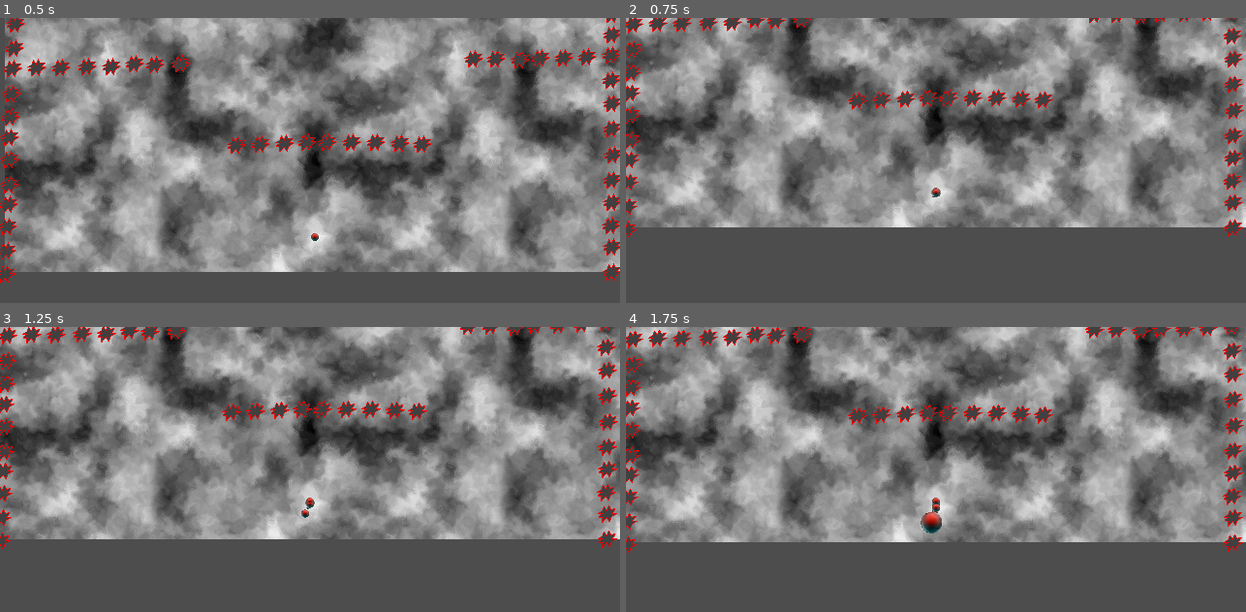
Above: before the commit, frames 1-4 (two rows, left to right).
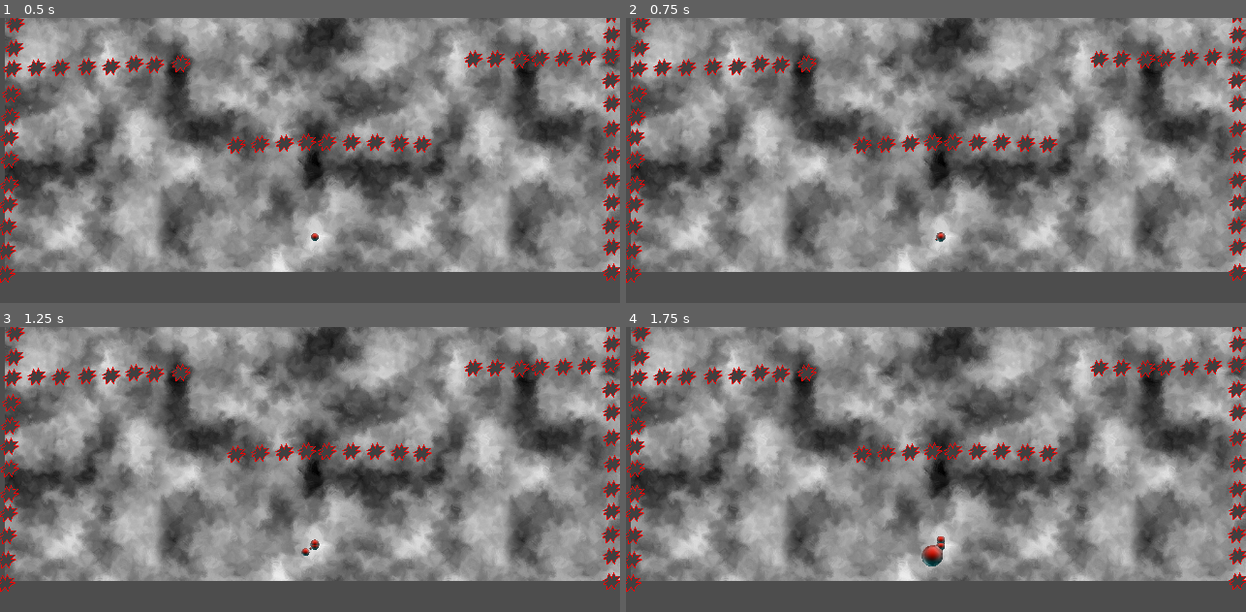
Above: after the commit, the same moments.

Repository: Raattis/ggj25
Game: Godot game, scene res://tomi/flying_game.tscn
The game is run twice, just before and just after one commit, with the same random seed, the same clock (stepped at 60 frames per second) and the same inputs. This scene is started directly instead of the project's main scene. The engine's default icon, where the game draws it, is replaced by a stand-in: a white triangle on a blue panel in a dark square.
Inputs (mouse positions are in pixels of both pictures, inside the frame that each line leads up to):
- Up to frame 1 (0.5 s): no input
- Up to frame 2 (0.75 s): tap Enter at 0.5 s; move the mouse to (905, 263) at 0.52 s; tap Space (laukaise) at 0.6 s; click (905, 263) at 0.67 s
- Up to frame 3 (1.25 s): no input
- Up to frame 4 (1.75 s): drag from (1122, 555) to (905, 572) at 1.27 s

Frame 1 is identical in both runs. In frame 2, 65% of the frame differs, in the area x 0-100%, y 0-94%; in frame 3, 65%; in frame 4, 65%.

Commit message:
fix warnings

Diff:
--- a/godot-project/janne/bubblescene.gd
+++ b/godot-project/janne/bubblescene.gd
@@ -12,8 +12,7 @@
 	bubbles_pos.push_back(pos)
 	bubbles_radius.push_back(radius)
 
-func _process(delta: float) -> void:
-	var time = Time.get_ticks_msec() / 1000.0
+func _process(_delta: float) -> void:
 	var mat: ShaderMaterial = material;
 
 	var aspect_ratio = size.x / size.y
--- a/godot-project/riku/cluster.gd
+++ b/godot-project/riku/cluster.gd
@@ -13,8 +13,7 @@
 	if get_tree().get_current_scene().name.find("fly") != -1:
 		liiku_napein = true
 
-func _process(delta: float):
-	impulse_cooldown -= delta
+func _process(_delta: float):
 	if global_position.length() > 10000:
 		queue_free()
 	var view_size = get_viewport_rect().size
@@ -50,7 +49,7 @@
 	for child in get_children() as Array[Node2D]:
 		center_of_mass_local += child.position
 	center_of_mass_local /= get_child_count()
-	var center_of_mass := to_global(center_of_mass_local)
+	var center_of_mass_global := to_global(center_of_mass_local)
 
 	if get_child_count() > 0:
 		for child in get_children():
@@ -75,8 +74,6 @@
 
 	impulse_cooldown -= 1
 	if impulse_cooldown < 0 and state.get_contact_count() > 0:
-		var contact_point := state.get_contact_collider_position(0)
-		var collider := state.get_contact_collider_object(0)
 		var pos := state.get_contact_collider_position(0)
 		var closest :CollisionShape2D= null
 		var closest_dist :float= INF
@@ -88,10 +85,10 @@
 				closest_dist = dist
 				closest_pos = child.global_position
 		ripple_delete(closest)
-		#var offset := closest_pos - center_of_mass
-		apply_impulse((closest_pos - center_of_mass).normalized() * -impulse_magnitude, closest_pos)
+		#var offset := closest_pos - center_of_mass_global
+		apply_impulse((closest_pos - center_of_mass_global).normalized() * -impulse_magnitude, closest_pos)
 		#apply_torque_impulse(offset
-		#angular_velocity = atan2(closest_pos.y - center_of_mass.y, closest_pos.x - center_of_mass.x)
+		#angular_velocity = atan2(closest_pos.y - center_of_mass_global.y, closest_pos.x - center_of_mass_global.x)
 		angular_velocity = clampf(angular_velocity, -max_angular_velocity, max_angular_velocity)
 		impulse_cooldown = 10
 	if kamera:
@@ -130,10 +127,6 @@
 	pop(child.global_position)
 	child.queue_free()
 
-func ripple_pull(child: Node2D, position: Vector2):
-	pop(child.global_position)
-	child.queue_free()
-
 func remove_closest_child(pos: Vector2):
 	var closest_dist :float= INF
 	var closest_child :CollisionShape2D= null
--- a/godot-project/riku/kupla_coll.gd
+++ /dev/null
@@ -1,10 +0,0 @@
-extends CollisionShape2D
-
-func _process(delta: float) -> void:
-	return
-	var renderer: SceneVis = scenevis.find_child("BubbleSceneRenderer")
-	var view_size = get_viewport_rect().size
-	renderer.push_bubble(
-		(global_position - view_size / 2.0) / view_size.y,
-		shape.get_radius() / view_size.y
-	)
--- a/godot-project/riku/kupla_coll.tscn
+++ b/godot-project/riku/kupla_coll.tscn
@@ -1,10 +1,7 @@
-[gd_scene load_steps=3 format=3 uid="uid://cdh1dxarb8aqr"]
-
-[ext_resource type="Script" uid="uid://4vbnx0be0kui" path="res://riku/kupla_coll.gd" id="1_l6sj8"]
+[gd_scene load_steps=2 format=3 uid="uid://cdh1dxarb8aqr"]
 
 [sub_resource type="CircleShape2D" id="CircleShape2D_whnvm"]
 radius = 5.0
 
 [node name="kupla_coll" type="CollisionShape2D"]
 shape = SubResource("CircleShape2D_whnvm")
-script = ExtResource("1_l6sj8")
--- a/godot-project/riku/kursori.gd
+++ b/godot-project/riku/kursori.gd
@@ -3,7 +3,7 @@
 
 @onready var target :Cluster= $"../cluster"
 @onready var uusi_kupla :Node2D= $"../uusi_kupla"
-@onready var kamera = $"../Pääkamera"
+var kamera :Camera2D= null
 const KUPLA_GFX := preload("res://riku/kupla_gfx.tscn")
 const KUPLA_COLL := preload("res://riku/kupla_coll.tscn")
 var cluster_parent : Node2D = null
@@ -26,6 +26,8 @@
 var bubbles_add_mode := true
 
 func _ready():
+	if get_tree().root.has_node("Pääkamera"):
+		kamera = get_tree().root.get_node("Pääkamera")
 	var rect := get_viewport().get_visible_rect()
 	target.global_position.y = rect.position.y + rect.size.y * 0.9
 	target.global_position.x = rect.position.x + rect.size.x * 0.5
--- a/godot-project/riku/mode_switch.gd
+++ b/godot-project/riku/mode_switch.gd
@@ -4,7 +4,6 @@
 	var kursori :Kursori= get_tree().root.get_node("maailma/kursori")
 	kursori.bubbles_add_mode = not kursori.bubbles_add_mode
 	text = "edit\nbubbles" if kursori.bubbles_add_mode else "edit\nmap"
-	print("hIIII")
 
 func _input(event):
 	if event.is_action_pressed("mode_switch"):
--- a/godot-project/vesa/kalanen.gd
+++ b/godot-project/vesa/kalanen.gd
@@ -17,12 +17,10 @@
 
 func etippä_toi(kuplunen : Cluster):
 	kupla_kohde_sijainti = kuplunen.position
-	kuplan_metästys_kesken = true;
-	kuplunen.position
-	olen_toimeton =false;
+	kuplan_metästys_kesken = true
+	olen_toimeton =false
 
 func _ready():
-	z_index = 100
 	kalan_koko = scale;
 
 func kuplan_metsästys_tilanpäivitys(delta : float):
@@ -58,9 +56,6 @@
 				elämänsuunta.y = -1
 		position.y = clamp(position.y + elämänsuunta.y * toimeton_y_nopeus * delta, maailman_alaraja_y, maailman_yläraja_y);
 
-func _physics_process(delta: float) -> void:
-	pass
-
 func _process(delta: float):
 	if(olen_toimeton):
 		toimeton_elämäntila_tilannepäivitys(delta);;;;
--- a/godot-project/vesa/poks.gd
+++ b/godot-project/vesa/poks.gd
@@ -1,19 +1,14 @@
 extends Sprite2D
-class_name Poks
-
-
-var passed_time = 0
-var duration = 0.05;
-var frame_duration = duration / 4.0;
-
-
+var passed_time := 0.0
+var duration = 0.05
+var frame_duration = duration / 4.0
 func _ready():
 	pass
 
 func _process(delta: float):
-	var frame_index = passed_time / frame_duration;
+	var frame_index :int= passed_time / frame_duration
 	if frame_index >= 4:
-		queue_free();;;;;
+		queue_free()
 		return
-	passed_time += delta;
+	passed_time += delta
 	frame = frame_index
--- a/godot-project/vesa/virtanen.gd
+++ b/godot-project/vesa/virtanen.gd
@@ -5,13 +5,10 @@
 
 var passed_time = 0
 
-func _physics_process(delta: float) -> void:
+func _physics_process(_delta: float) -> void:
 	var suunta = Vector2(1,0).rotated(global_rotation);
 	for kupla in kuplat:
 		kupla.apply_force(suunta * voima);
-
-func _process(delta: float):
-	pass
 
 func _on_body_entered(body: Node2D) -> void:
 	kuplat.append(body as Cluster);
Not shown, removed: godot-project/riku/kupla_coll.gd.uid
